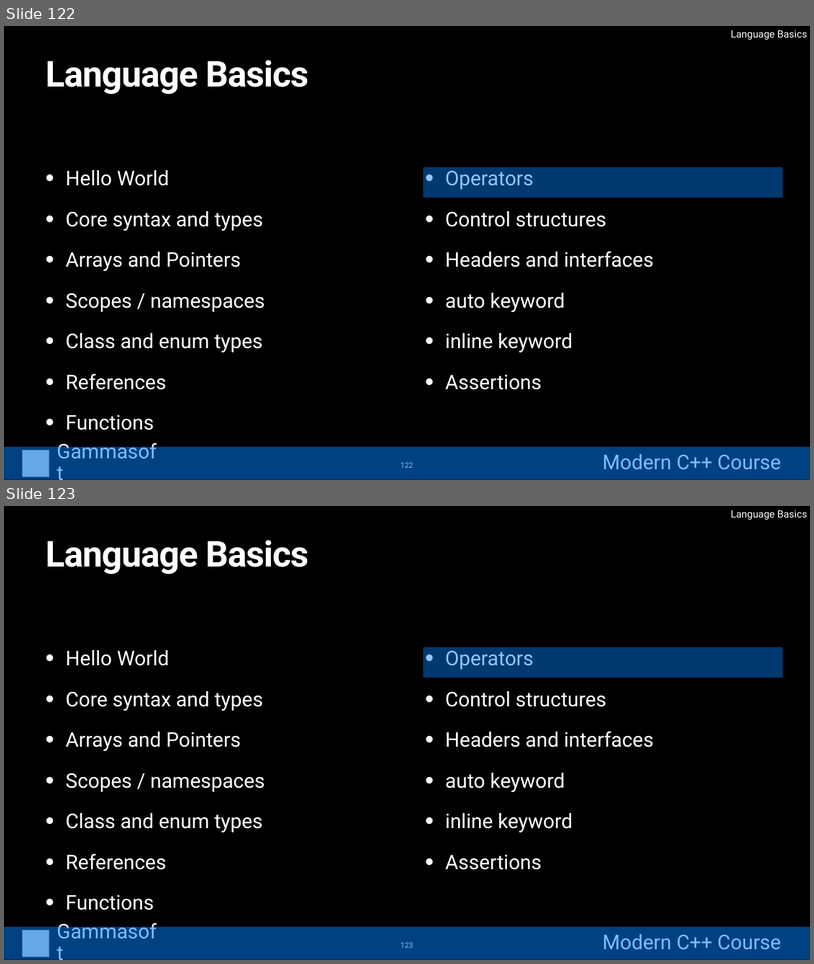
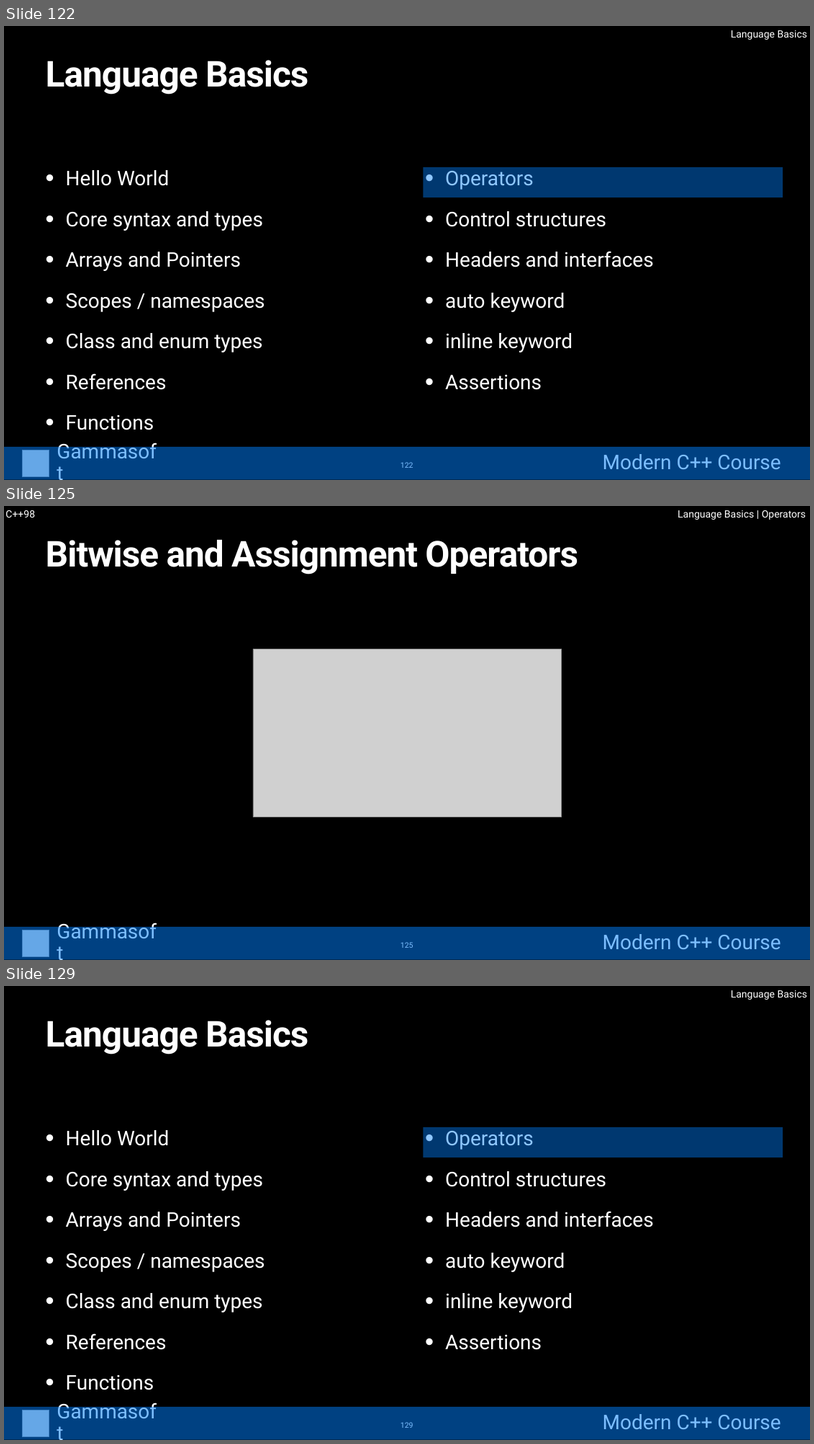
Before and after one commit to gammasoft71/cpp_modern_course, a slide deck: course/powerpoints/02_modern_cpp_course_language_basics.pptx. Shown one above the other, each under a label of ours: slides 122 and 123 before the commit, slides 122, 125 and 129 after it; the slides between them are not shown. The pictures are 814x964 and 814x1444 pixels, drawn with LibreOffice and Linux fonts; fonts in the diff are those of the drawing; grey boxes stand for pictures. Boxes give left, top, right and bottom in pixels: in the first picture for what was removed or moved away, otherwise in the second. Text is boxed around its words. In the diff, an @@ line names an element or a change of style, - is before the commit and + after.

```diff
--- a/course/powerpoints/02_modern_cpp_course_language_basics.pptx
+++ b/course/powerpoints/02_modern_cpp_course_language_basics.pptx
@@ slide 125 added at bbox=[4, 506, 810, 960], background #000000 @@
@@ text added at bbox=[5, 510, 35, 518], 24 pt, text #FFFFFF @@
+C++98
@@ text added at bbox=[678, 510, 806, 520], 24 pt, text #FFFFFF @@
+Language Basics | Operators
@@ title added at bbox=[46, 539, 579, 574], 85 pt, text #FFFFFF, bold @@
+Bitwise and Assignment Operators
@@ picture added at bbox=[253, 649, 561, 817] @@
@@ group added at bbox=[4, 926, 810, 960]: 2 texts, 1 picture, 1 rectangle @@
+Gammasoft
+Modern C++ Course
@@ page number added at bbox=[401, 942, 414, 947], 18 pt, text #FFFFFF @@
+125
@@ what was slide 123 is now slide 129 @@
@@ page number at bbox=[401, 1422, 414, 1427]: text changed @@
-123
+129
```
Also in this commit, not shown: 5 other slides added.
